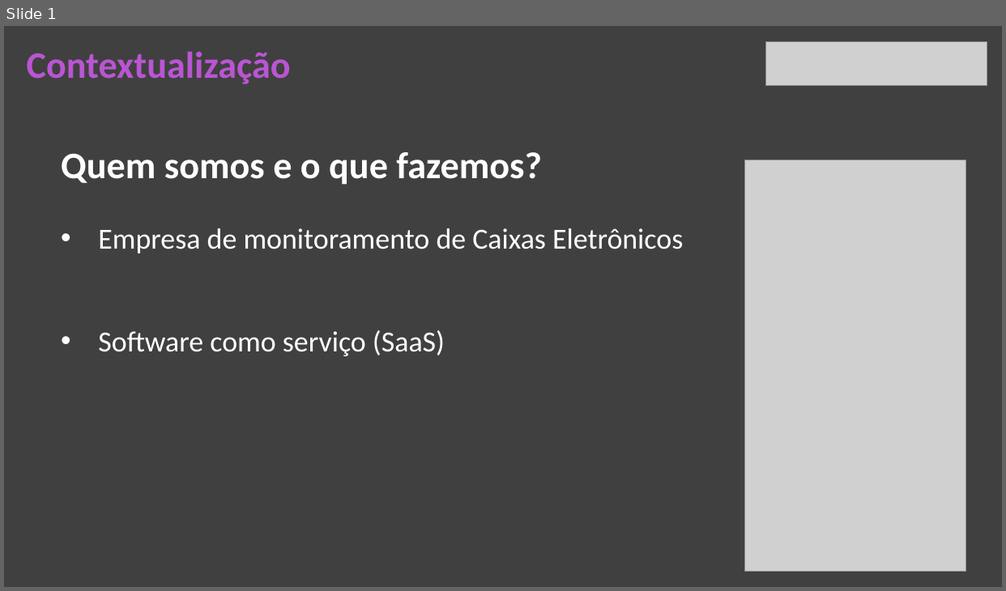
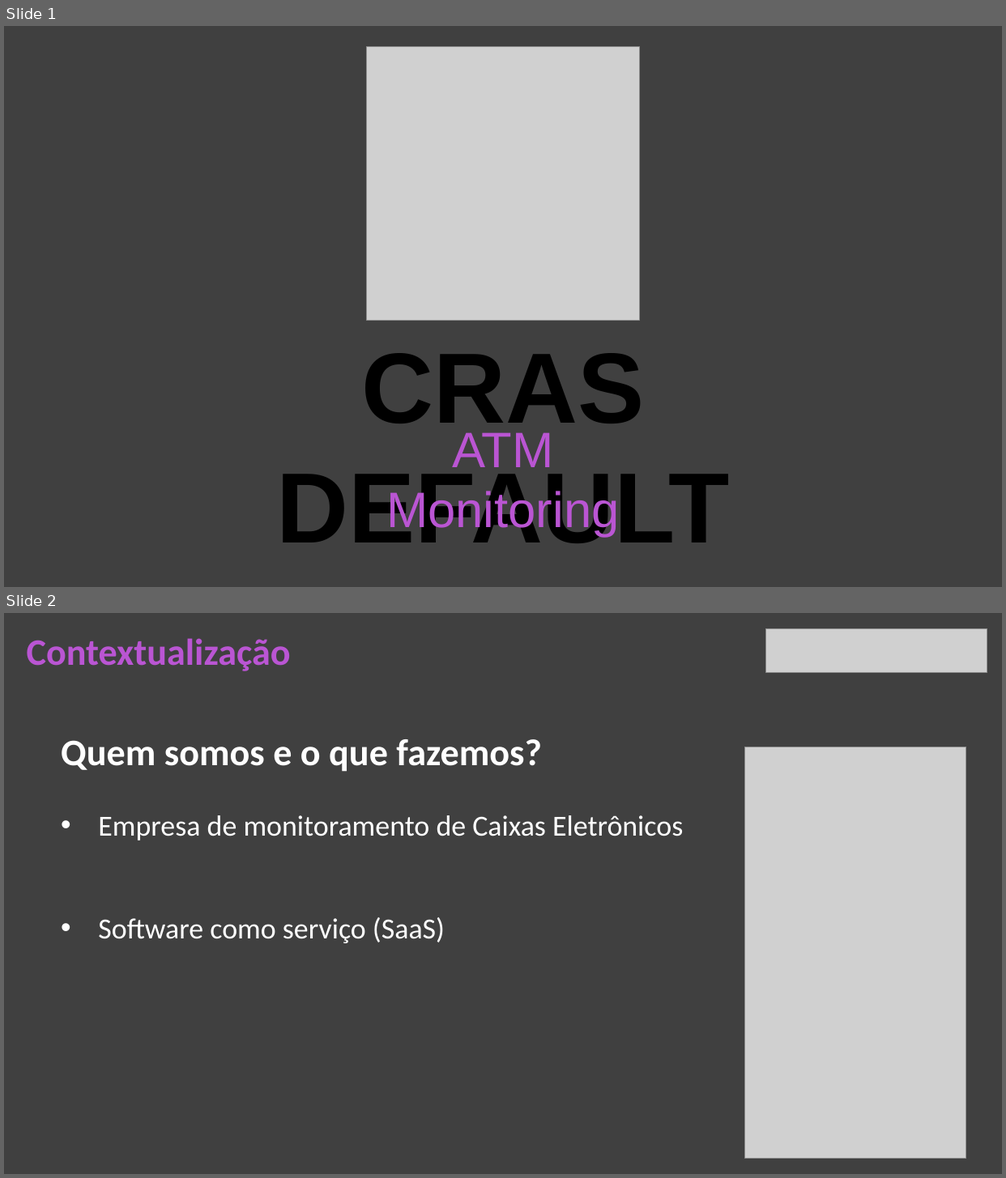
Before and after one commit to BandTec/CrasDefault-Grupo8, a slide deck: documentos/Apresentação.pptx. Shown one above the other, each under a label of ours: slide 1 before the commit, slides 1 and 2 after it. The pictures are 1006x591 and 1006x1178 pixels, drawn with LibreOffice and Linux fonts; fonts in the diff are those of the drawing; grey boxes stand for pictures. Boxes give left, top, right and bottom in pixels: in the first picture for what was removed or moved away, otherwise in the second. Text is boxed around its words. In the diff, an @@ line names an element or a change of style, - is before the commit and + after.

```diff
--- a/documentos/Apresentação.pptx
+++ b/documentos/Apresentação.pptx
@@ slide 1 added at <box>4,26,1002,587</box>, background #404040 @@
@@ picture added at <box>366,47,640,320</box> @@
@@ text added at <box>276,353,729,544</box>, 96 pt, text #000000, bold @@
+CRAS DEFAULT
@@ text added at <box>386,433,619,537</box>, 48 pt, text #BA55D3 @@
+ATM Monitoring
@@ what was slide 1 is now slide 2 @@
```
Also in this commit, not shown: 2 slides changed.
